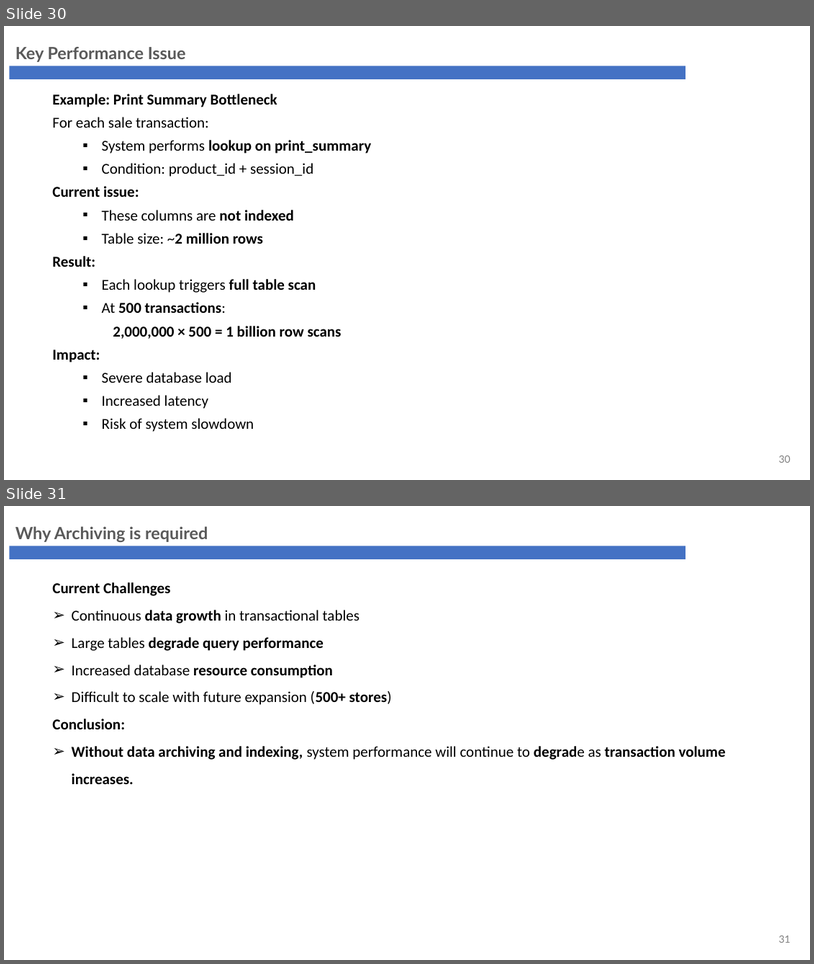
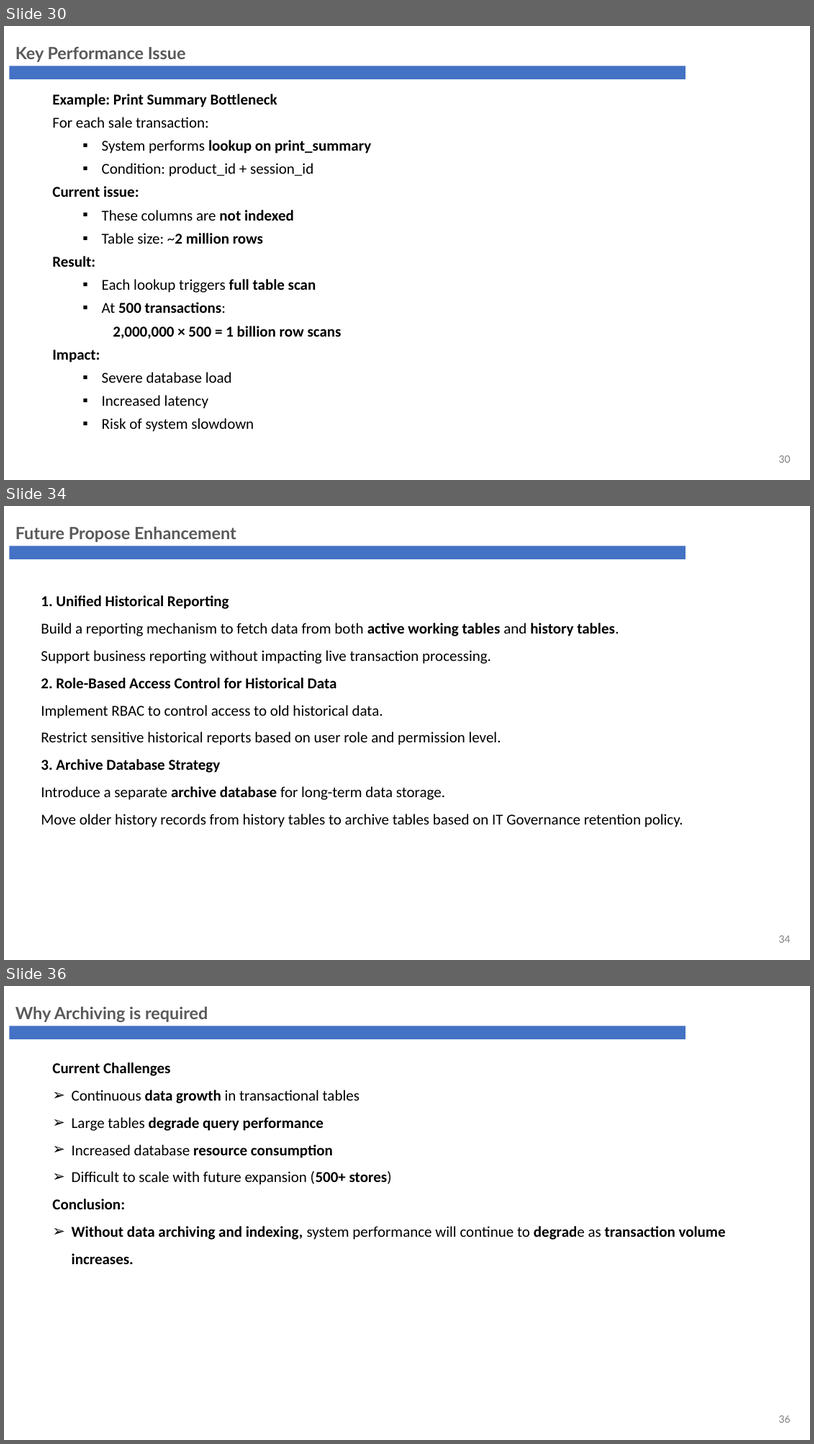
Before and after one commit to phyothuhan26/MySolutions, a slide deck: GandG_YPS/Presentation/G&G_Revamp_ARB.pptx. Shown one above the other, each under a label of ours: slides 30 and 31 before the commit, slides 30, 34 and 36 after it; the slides between them are not shown. The pictures are 814x964 and 814x1444 pixels, drawn with LibreOffice and Linux fonts; fonts in the diff are those of the drawing; background and template pictures are left out. Boxes give left, top, right and bottom in pixels: in the first picture for what was removed or moved away, otherwise in the second. Text is boxed around its words. In the diff, an @@ line names an element or a change of style, - is before the commit and + after.

```diff
--- a/GandG_YPS/Presentation/G&G_Revamp_ARB.pptx
+++ b/GandG_YPS/Presentation/G&G_Revamp_ARB.pptx
@@ slide 34 added at (4, 506, 810, 960), background #FFFFFF; not listed: 1 template element that a slide beside it also shows @@
@@ text added at (16, 526, 237, 542), 20 pt, text #595959, bold @@
+Future Propose Enhancement
@@ text added at (41, 595, 684, 827), 18 pt, text #000000 @@
+1. Unified Historical Reporting
+Build a reporting mechanism to fetch data from both active working tables and history tables.
+Support business reporting without impacting live transaction processing.
+2. Role-Based Access Control for Historical Data
+Implement RBAC to control access to old historical data.
+Restrict sensitive historical reports based on user role and permission level.
+3. Archive Database Strategy
+Introduce a separate archive database for long-term data storage.
+Move older history records from history tables to archive tables based on IT Governance retention policy.
@@ page number added at (779, 935, 791, 942), 12 pt, text #808080 @@
+34
@@ what was slide 31 is now slide 36 @@
@@ page number at (779, 1415, 791, 1422): text changed @@
-31
+36
```
Also in this commit, not shown: 7 slides changed, 4 other slides added, 36 other files.
